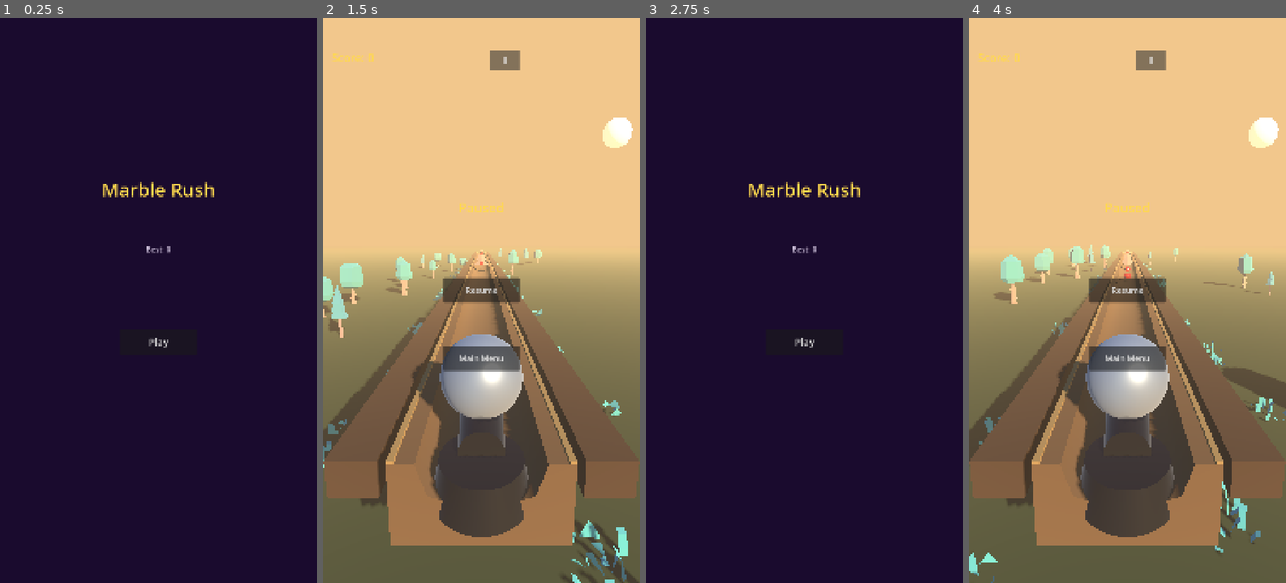
Above: before the commit, frames 1-4 (left to right).
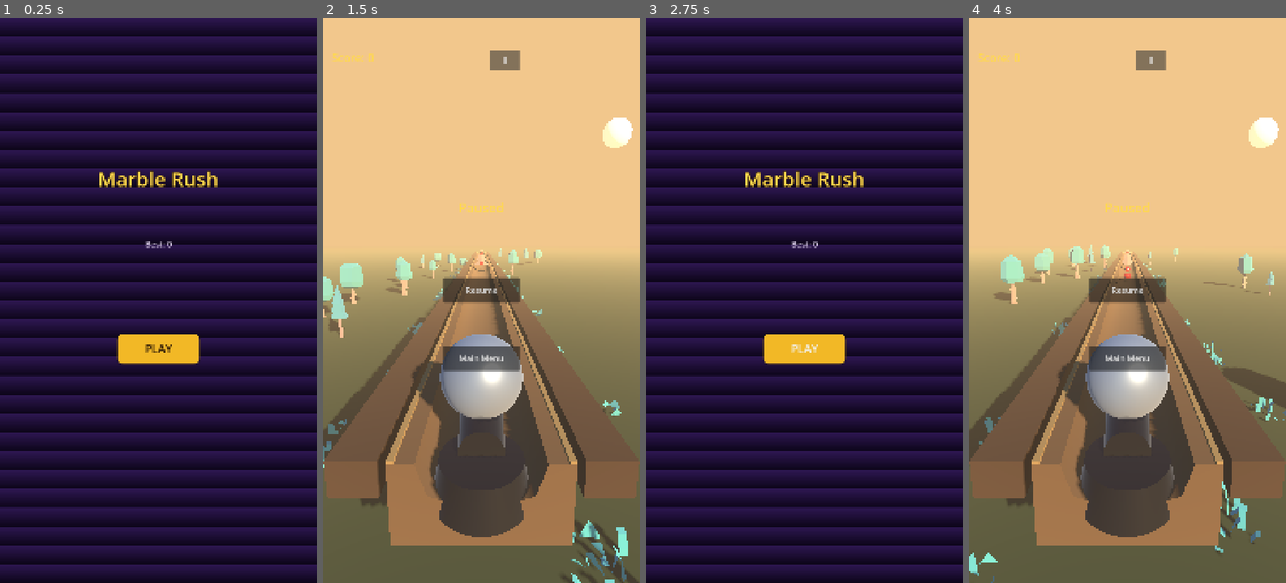
Above: after the commit, the same moments.

Repository: Ebrahassad/marble-rush
Game: Godot game, scene res://scenes/MainMenu.tscn
Two runs of this game, one before a commit and one after it. Both use one fixed random seed, a clock stepped at 60 frames per second and the inputs below.
Inputs:
- Up to frame 1 (0.25 s): no input
- Up to frame 2 (1.5 s): click "Play" (after the commit: "PLAY") at 0.5 s; click "II" at 1.25 s
- Up to frame 3 (2.75 s): click "Main Menu" at 2 s
- Up to frame 4 (4 s): click "Play" (after the commit: "PLAY") at 2.75 s; click "II" at 3.5 s

The runs differ from the first frame. In frame 1, 21% of the frame differs, in the area x 0-100%, y 0-98%; in frame 2, nothing differs; in frame 3, 21%; in frame 4, nothing differs.
Error in both runs: Cannot call method 'change_scene_to_packed' on a null value. (res://scripts/main_menu.gd:35)

Commit message:
Redesign main menu: gradient background, styled gold Play button with rounded corners and shadow

Diff:
--- a/scenes/MainMenu.tscn
+++ b/scenes/MainMenu.tscn
@@ -1,52 +1,84 @@
-[gd_scene load_steps=2 format=3]
+[gd_scene load_steps=6 format=3]
 
 [ext_resource type="Script" path="res://scripts/main_menu.gd" id="1"]
+
+[sub_resource type="Gradient" id="Gradient_bg"]
+colors = PackedColorArray(0.18, 0.09, 0.32, 1, 0.05, 0.02, 0.1, 1)
+
+[sub_resource type="GradientTexture2D" id="GradientTexture2D_bg"]
+gradient = SubResource("Gradient_bg")
+fill_from = Vector2(0.5, 0)
+fill_to = Vector2(0.5, 1)
+
+[sub_resource type="StyleBoxFlat" id="StyleBoxFlat_play"]
+bg_color = Color(0.95, 0.72, 0.15, 1)
+corner_radius_top_left = 18
+corner_radius_top_right = 18
+corner_radius_bottom_left = 18
+corner_radius_bottom_right = 18
+shadow_color = Color(0, 0, 0, 0.3)
+shadow_size = 6
+
+[sub_resource type="StyleBoxFlat" id="StyleBoxFlat_play_pressed"]
+bg_color = Color(0.78, 0.58, 0.1, 1)
+corner_radius_top_left = 18
+corner_radius_top_right = 18
+corner_radius_bottom_left = 18
+corner_radius_bottom_right = 18
 
 [node name="MainMenu" type="Control"]
 anchor_right = 1.0
 anchor_bottom = 1.0
 script = ExtResource("1")
 
-[node name="Background" type="ColorRect" parent="."]
+[node name="Background" type="TextureRect" parent="."]
 anchor_right = 1.0
 anchor_bottom = 1.0
-color = Color(0.101961, 0.043137, 0.180392, 1)
+texture = SubResource("GradientTexture2D_bg")
+expand_mode = 1
+stretch_mode = 1
 
 [node name="TitleLabel" type="Label" parent="."]
 anchor_left = 0.5
-anchor_top = 0.28
+anchor_top = 0.26
 anchor_right = 0.5
-anchor_bottom = 0.28
-offset_left = -220.0
-offset_right = 220.0
+anchor_bottom = 0.26
+offset_left = -240.0
+offset_right = 240.0
 horizontal_alignment = 1
-theme_override_font_sizes/font_size = 64
+theme_override_font_sizes/font_size = 68
 theme_override_colors/font_color = Color(1, 0.85, 0.3, 1)
+theme_override_colors/font_outline_color = Color(0.15, 0.08, 0.02, 1)
+theme_override_constants/outline_size = 8
 text = "Marble Rush"
 
 [node name="BestLabel" type="Label" parent="."]
 anchor_left = 0.5
-anchor_top = 0.4
+anchor_top = 0.39
 anchor_right = 0.5
-anchor_bottom = 0.4
+anchor_bottom = 0.39
 offset_left = -150.0
 offset_right = 150.0
 horizontal_alignment = 1
-theme_override_font_sizes/font_size = 26
-theme_override_colors/font_color = Color(0.85, 0.8, 0.9, 1)
+theme_override_font_sizes/font_size = 28
+theme_override_colors/font_color = Color(0.9, 0.85, 0.95, 1)
 text = "Best: 0"
 
 [node name="PlayButton" type="Button" parent="."]
 anchor_left = 0.5
-anchor_top = 0.55
+anchor_top = 0.56
 anchor_right = 0.5
-anchor_bottom = 0.55
-offset_left = -130.0
-offset_right = 130.0
+anchor_bottom = 0.56
+offset_left = -140.0
+offset_right = 140.0
 offset_top = 0.0
-offset_bottom = 90.0
-theme_override_font_sizes/font_size = 34
-text = "Play"
+offset_bottom = 100.0
+theme_override_font_sizes/font_size = 38
+theme_override_colors/font_color = Color(0.15, 0.08, 0.02, 1)
+theme_override_styles/normal = SubResource("StyleBoxFlat_play")
+theme_override_styles/hover = SubResource("StyleBoxFlat_play")
+theme_override_styles/pressed = SubResource("StyleBoxFlat_play_pressed")
+text = "PLAY"
 
 [node name="LoadingPanel" type="Control" parent="."]
 anchor_right = 1.0
